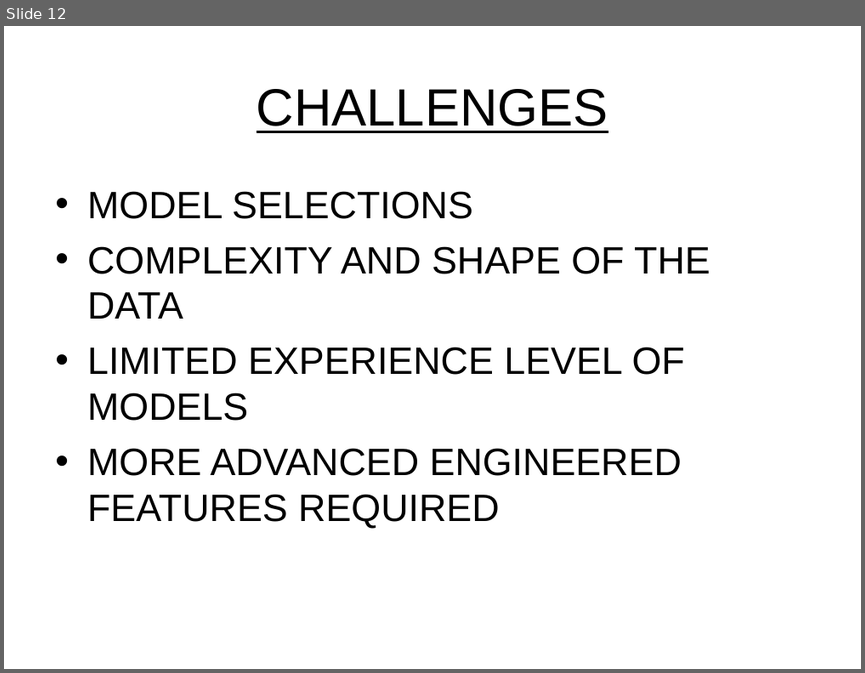
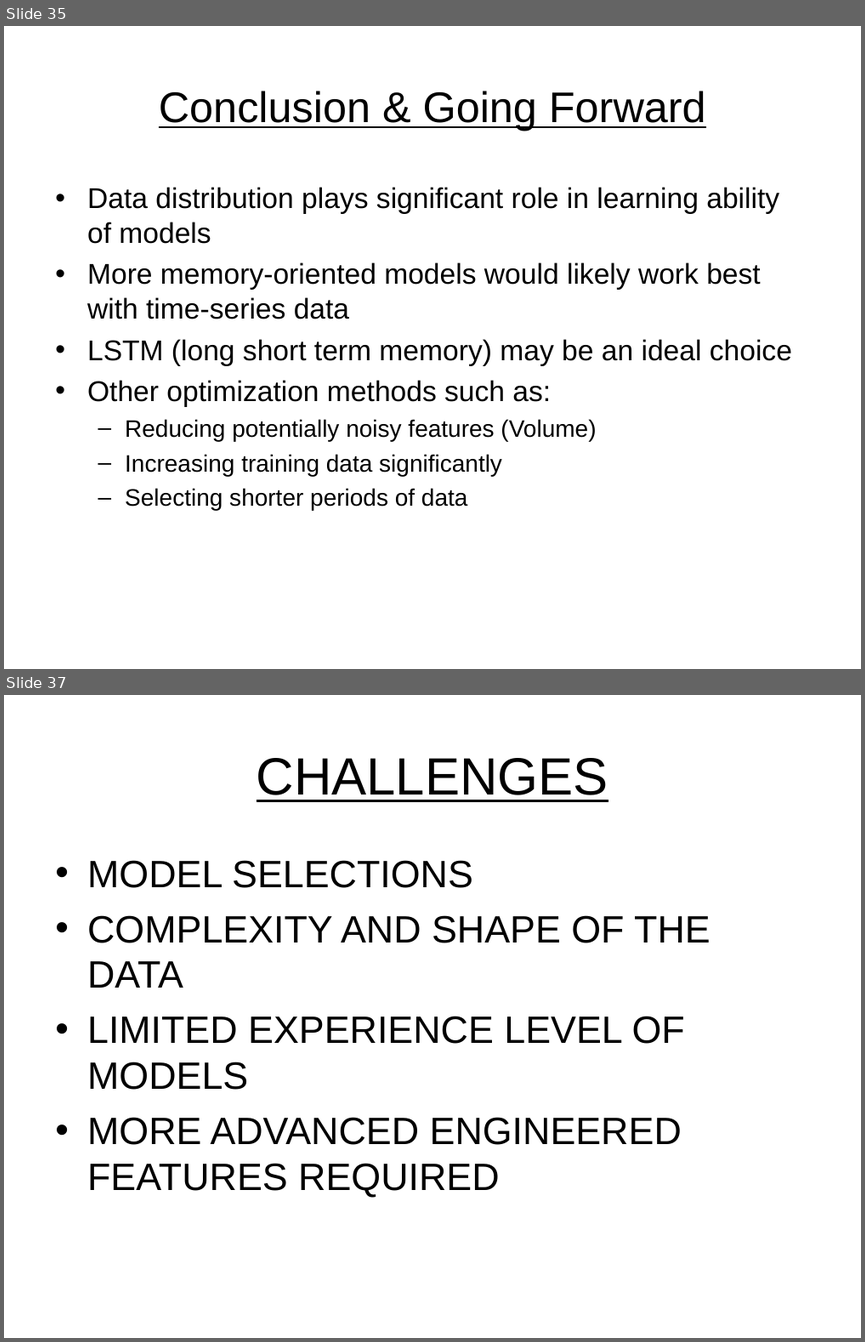
Before and after one commit to dadario10/Data_Modeling_Project, a slide deck: PowerPoint/Project 4 - SM Prediction.ppt. Shown one above the other, each under a label of ours: slide 12 before the commit, slides 35 and 37 after it; the slides between them are not shown. The pictures are 865x673 and 865x1342 pixels, drawn with LibreOffice and Linux fonts; fonts in the diff are those of the drawing; background and template pictures are left out. Boxes give left, top, right and bottom in pixels: in the first picture for what was removed or moved away, otherwise in the second. Text is boxed around its words. In the diff, an @@ line names an element or a change of style, - is before the commit and + after.

```diff
--- a/PowerPoint/Project 4 - SM Prediction.ppt
+++ b/PowerPoint/Project 4 - SM Prediction.ppt
@@ slide 35 added at (x1=4, y1=26, x2=861, y2=669), background picture (left out) @@
@@ title added at (x1=159, y1=91, x2=706, y2=131), 36 pt, text #000000, underline @@
+Conclusion & Going Forward
@@ text added at (x1=87, y1=187, x2=792, y2=510), 24 pt, text #000000 @@
+• Data distribution plays significant role in learning ability of models
+• More memory-oriented models would likely work best with time-series data
+• LSTM (long short term memory) may be an ideal choice
+• Other optimization methods such as:
+  – Reducing potentially noisy features (Volume)
+  – Increasing training data significantly
+  – Selecting shorter periods of data
@@ what was slide 12 is now slide 37 @@
```
Also in this commit, not shown: 4 slides changed, 26 other slides added, 2 slides removed.
